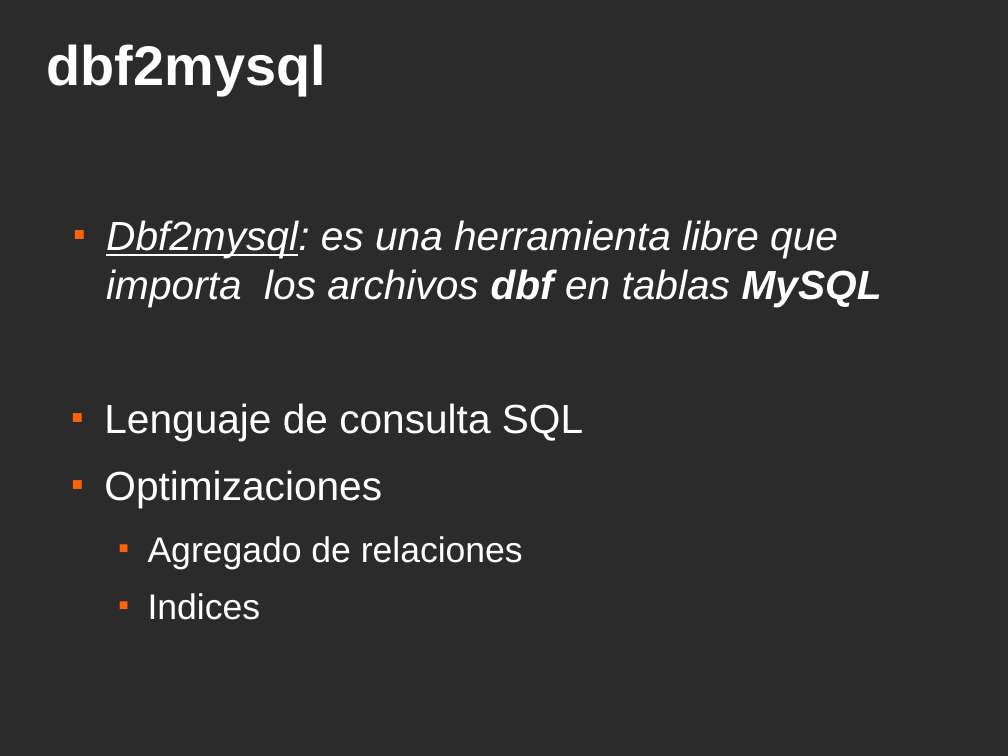
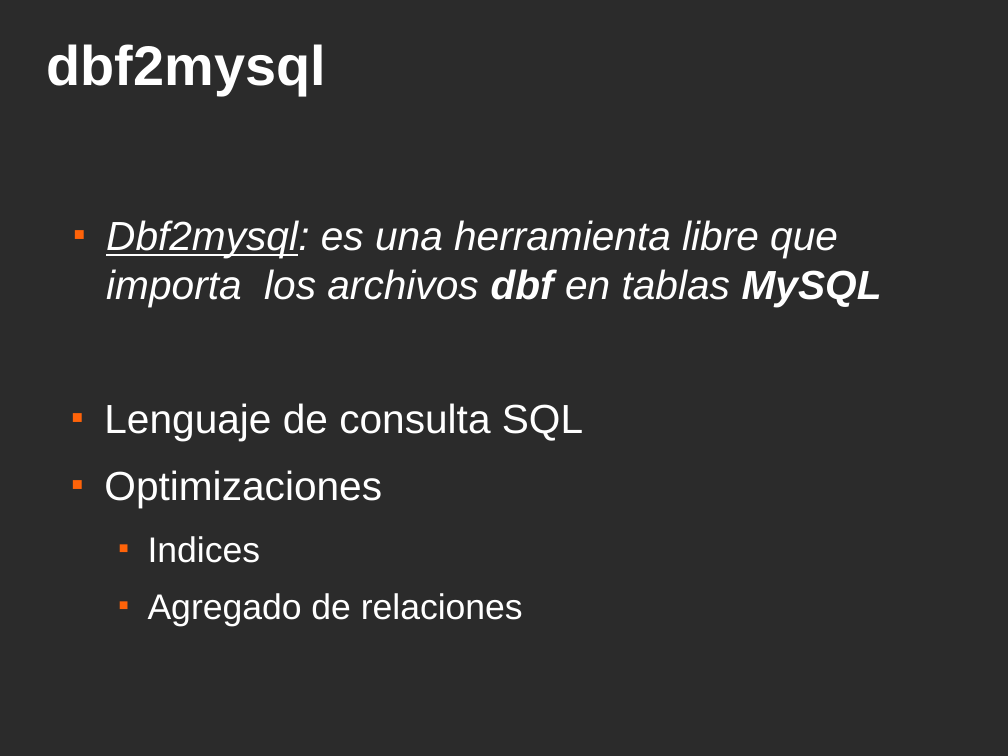
Before and after one commit to ervin45/proyectofinal, a slide deck: slide 21 of doc/material_para_la_catedra/presentacion_final/presentacion_final.odp. Drawn at 1008x756 pixels with LibreOffice and Linux fonts; fonts in the diff are those of the drawing; background and template pictures are left out; a plain dark background stands for a picture behind light text. Boxes give left, top, right and bottom in pixels: in the first picture for what was removed or moved away, otherwise in the second. Text is boxed around its words. In the diff, an @@ line names an element or a change of style, - is before the commit and + after.

```diff
--- a/doc/material_para_la_catedra/presentacion_final/presentacion_final.odp
+++ b/doc/material_para_la_catedra/presentacion_final/presentacion_final.odp
@@ text at <box>148,536,261,563</box>: paragraph added @@
+  ■ Indices
@@ text at <box>148,593,261,620</box>: paragraph removed @@
-  ■ Indices
```
Also in this commit, not shown: 7 other slides changed, 1 slide removed.
